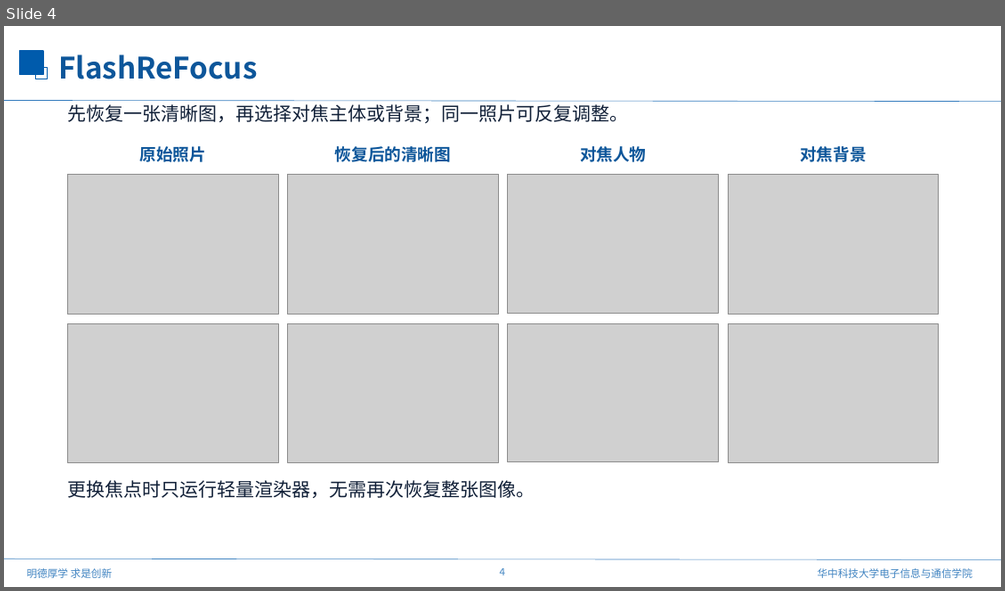
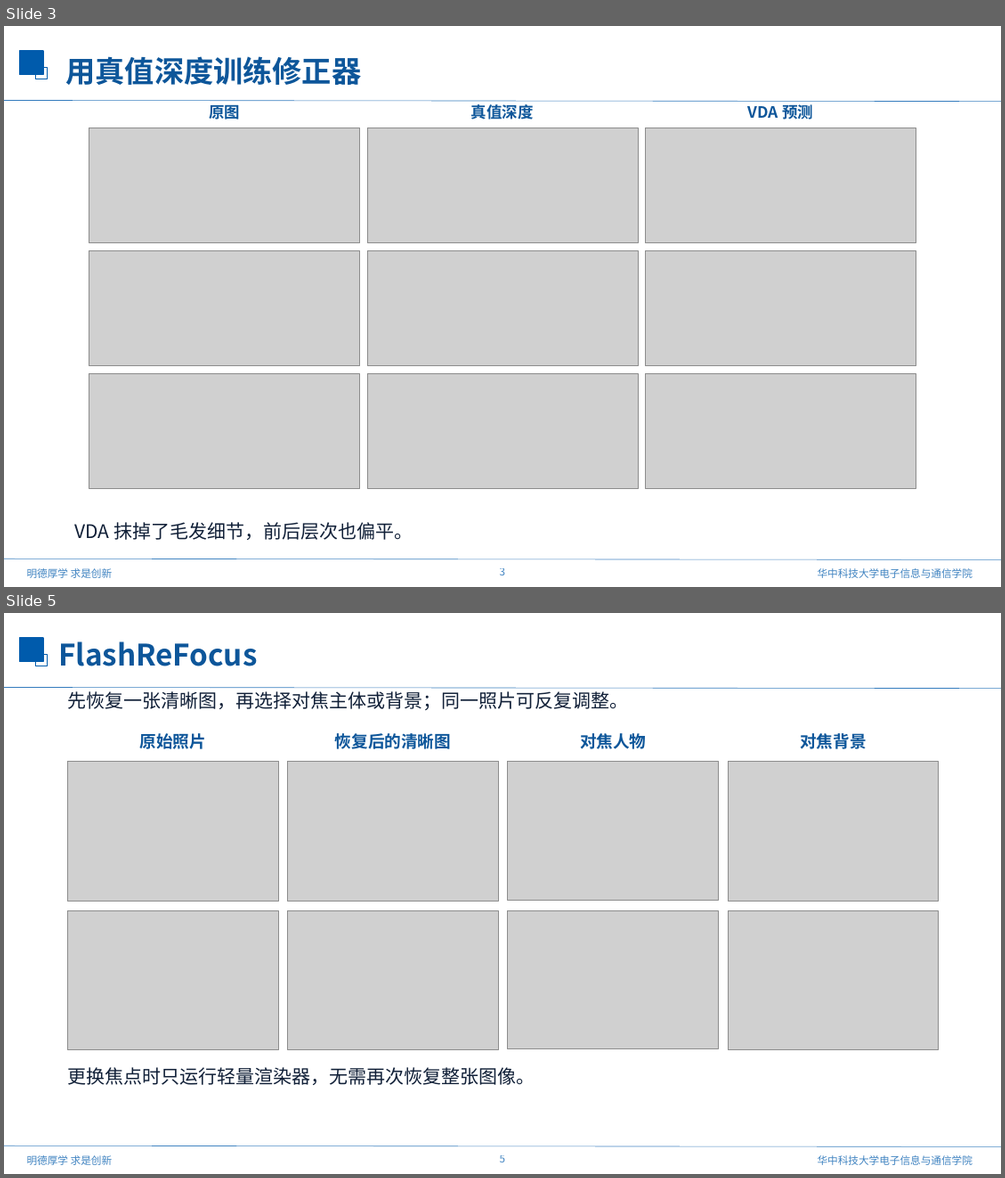
Before and after one commit to mengmcy1/OPPO-depth-guided-video-bokeh, a slide deck: 汇报/2026-10-23_ATB进展与FlashReFocus/FlashReFocus_论文介绍_1023.pptx. Shown one above the other, each under a label of ours: slide 4 before the commit, slides 3 and 5 after it; the slides between them are not shown. The pictures are 1005x591 and 1005x1178 pixels, drawn with LibreOffice and Linux fonts; fonts in the diff are those of the drawing; grey boxes stand for pictures; background and template pictures are left out. Boxes give left, top, right and bottom in pixels: in the first picture for what was removed or moved away, otherwise in the second. Text is boxed around its words. In the diff, an @@ line names an element or a change of style, - is before the commit and + after.

```diff
--- a/汇报/2026-10-23_ATB进展与FlashReFocus/FlashReFocus_论文介绍_1023.pptx
+++ b/汇报/2026-10-23_ATB进展与FlashReFocus/FlashReFocus_论文介绍_1023.pptx
@@ slide 3 added at [4,26,1001,587], background #FFFFFF; not listed: 7 template elements that a slide beside it also shows @@
@@ text added at [66,56,362,85], 28.5 pt, text #0D569A, bold @@
+用真值深度训练修正器
@@ text added at [209,103,240,123], 15 pt, text #0D569A, bold @@
+原图
@@ text added at [471,104,534,119], 15 pt, text #0D569A, bold @@
+真值深度
@@ text added at [748,103,813,123], 15 pt, text #0D569A, bold @@
+VDA 预测
@@ picture added at [89,127,360,243] @@
@@ picture added at [367,127,638,243] @@
@@ picture added at [646,127,916,243] @@
@@ picture added at [89,250,360,365] @@
@@ picture added at [367,250,638,365] @@
@@ picture added at [646,250,916,365] @@
@@ picture added at [89,373,360,488] @@
@@ picture added at [367,373,638,488] @@
@@ picture added at [646,373,916,488] @@
@@ text added at [75,522,413,540], 18 pt, text #101F37 @@
+VDA 抹掉了毛发细节，前后层次也偏平。
@@ what was slide 4 is now slide 5 @@
@@ page number at [500,1155,505,1162]: text changed @@
-4
+5
```
Also in this commit, not shown: 3 other slides added, 3 slides removed, 2 other files.
